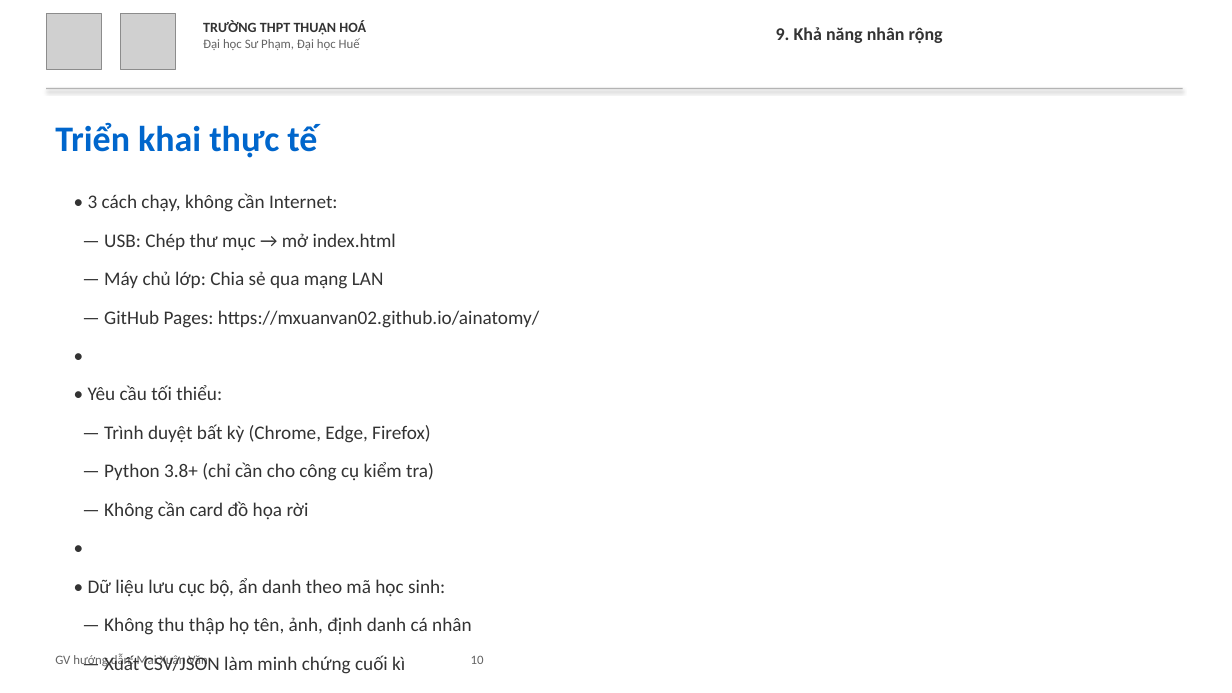
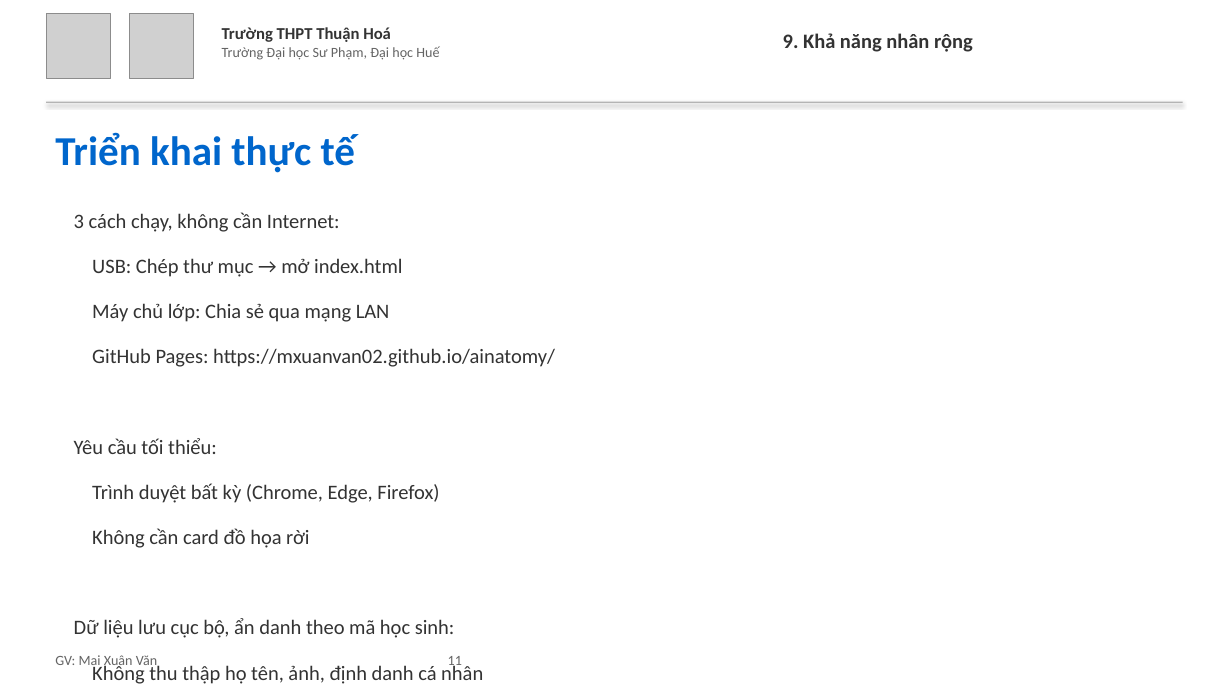
Before and after one commit to mxuanvan02/ainatomy, a slide deck: slide 11 of template_thuanhoa.pptx (slide 10 before the commit). Drawn at 1232x693 pixels with LibreOffice and Linux fonts; fonts in the diff are those of the drawing; grey boxes stand for pictures. Boxes give left, top, right and bottom in pixels: in the first picture for what was removed or moved away, otherwise in the second. Text is boxed around its words. In the diff, an @@ line names an element or a change of style, - is before the commit and + after.

Commit message:
Cập nhật slide: logo xóa nền, header chuẩn, thêm mục lục, tăng cỡ chữ
- Logo THPT Thuận Hoá xóa nền (PNG transparent)
- Header: 'Trường THPT Thuận Hoá' + 'Trường Đại học Sư Phạm, Đại học Huế' (2 dòng)
- Bỏ 'Thuyết minh ý tưởng', tăng cỡ chữ tiêu đề và nội dung
- 'GV' thay vì 'GV hướng dẫn'
- Thêm slide mục lục
- Hạn chế chi tiết code, tập trung ý tưởng sư phạm

```diff
--- a/template_thuanhoa.pptx
+++ b/template_thuanhoa.pptx
@@ picture: place and size @@
-picture at [46,14,102,69]
+picture at [46,14,111,79]
@@ picture: place and size @@
-picture at [120,14,176,69]
+picture at [129,14,194,79]
@@ text at [222,27,439,60]: text changed; size 10 to 11 pt @@
-TRƯỜNG THPT THUẬN HOÁ
-Đại học Sư Phạm, Đại học Huế
+Trường THPT Thuận Hoá
+Trường Đại học Sư Phạm, Đại học Huế
@@ text "9. Khả năng nhân rộng": place and size @@
-text "9. Khả năng nhân rộng" at [776,27,943,43]
+text "9. Khả năng nhân rộng" at [783,33,973,52]
@@ text "9. Khả năng nhân rộng" at [783,33,973,52]: size 14 to 16 pt @@
@@ rectangle: place and size @@
-rectangle at [46,88,1183,89]
+rectangle at [46,102,1183,103]
@@ text "Triển khai thực tế": place and size @@
-text "Triển khai thực tế" at [55,123,317,158]
+text "Triển khai thực tế" at [55,132,355,173]
@@ text "Triển khai thực tế" at [55,132,355,173]: size 28 to 32 pt @@
@@ text at [74,212,555,684]: text changed; size 15 to 16 pt @@
-• 3 cách chạy, không cần Internet:
-— USB: Chép thư mục → mở index.html
-— Máy chủ lớp: Chia sẻ qua mạng LAN
-— GitHub Pages: https://mxuanvan02.github.io/ainatomy/
-•
-• Yêu cầu tối thiểu:
-— Trình duyệt bất kỳ (Chrome, Edge, Firefox)
-— Python 3.8+ (chỉ cần cho công cụ kiểm tra)
-— Không cần card đồ họa rời
-•
-• Dữ liệu lưu cục bộ, ẩn danh theo mã học sinh:
-— Không thu thập họ tên, ảnh, định danh cá nhân
-— Xuất CSV/JSON làm minh chứng cuối kì
+3 cách chạy, không cần Internet:
+USB: Chép thư mục → mở index.html
+Máy chủ lớp: Chia sẻ qua mạng LAN
+GitHub Pages: https://mxuanvan02.github.io/ainatomy/
+Yêu cầu tối thiểu:
+Trình duyệt bất kỳ (Chrome, Edge, Firefox)
+Không cần card đồ họa rời
+Dữ liệu lưu cục bộ, ẩn danh theo mã học sinh:
+Không thu thập họ tên, ảnh, định danh cá nhân
+Xuất CSV/JSON làm minh chứng cuối kì
@@ text at [55,655,462,669]: text changed; size 10 to 11 pt @@
-GV hướng dẫn: Mai Xuân Văn 10
+GV: Mai Xuân Văn 11
```
Also in this commit, not shown: 12 other slides changed, 1 slide added, 2 other files.
